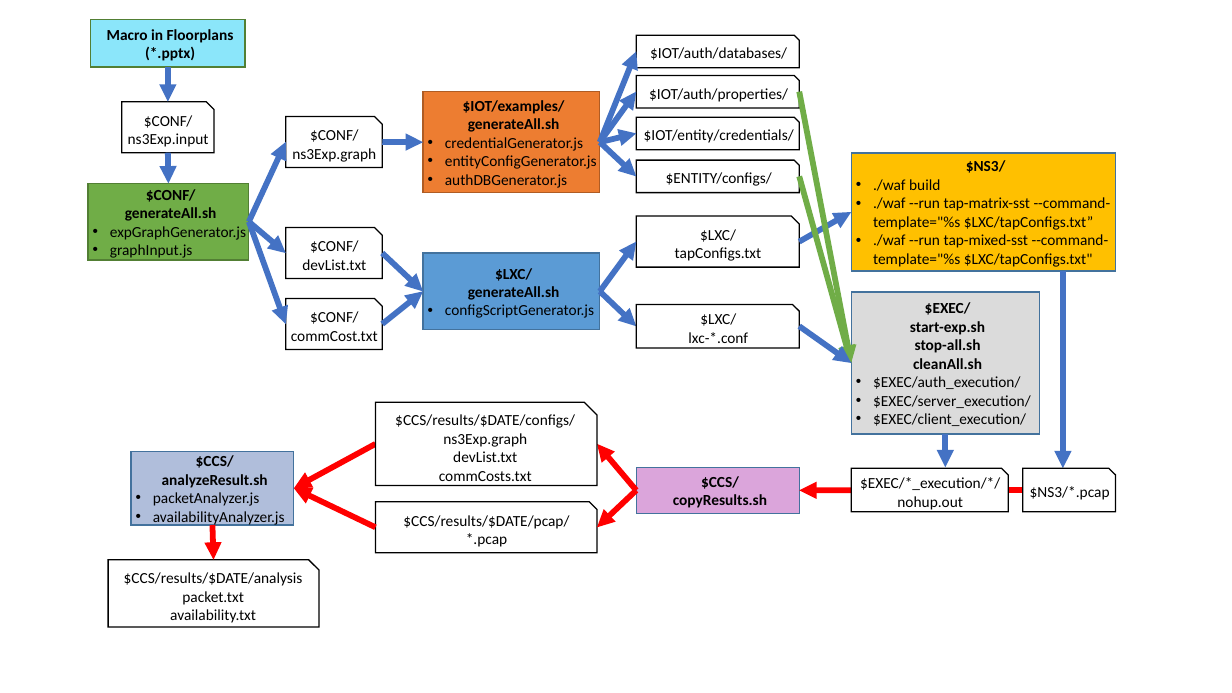
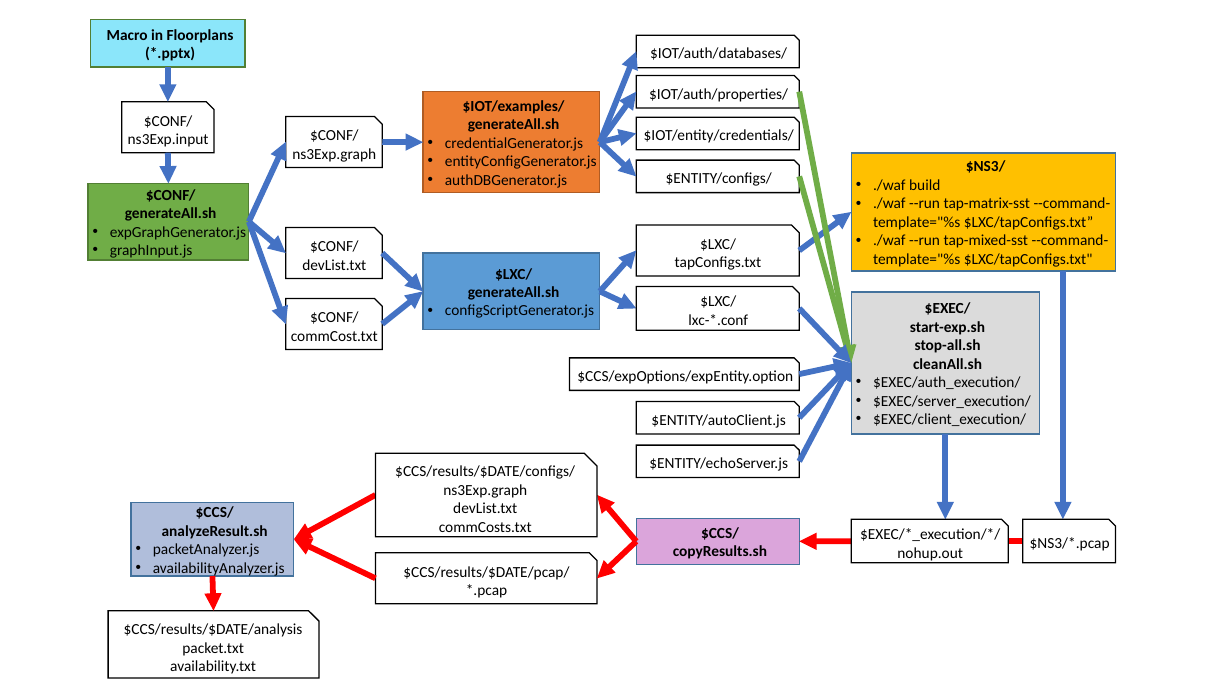
Before and after one commit to iotauth/iotauth_experiments, a slide deck: slide 1 of experiments/ccs2017/figures/exp_flow.pptx. Drawn at 1232x693 pixels with LibreOffice and Linux fonts; fonts in the diff are those of the drawing. Boxes give left, top, right and bottom in pixels: in the first picture for what was removed or moved away, otherwise in the second. Text is boxed around its words. In the diff, an @@ line names an element or a change of style, - is before the commit and + after.

```diff
--- a/experiments/ccs2017/figures/exp_flow.pptx
+++ b/experiments/ccs2017/figures/exp_flow.pptx
@@ snip rect "$LXC/": place and size @@
-snip rect "$LXC/" at [637,216,799,267]
+snip rect "$LXC/" at [637,225,799,275]
@@ arrow moved from (799, 242) - (851, 212) to (799, 250) - (851, 212) @@
@@ arrow moved from (600, 291) - (637, 242) to (600, 291) - (637, 250) @@
@@ arrow moved from (600, 291) - (637, 326) to (600, 291) - (637, 309) @@
@@ snip rect "$LXC/": place and size @@
-snip rect "$LXC/" at [637,304,799,348]
+snip rect "$LXC/" at [637,287,799,330]
@@ arrow moved from (1063, 271) - (1063, 469) to (1063, 271) - (1063, 519) @@
@@ arrow moved from (799, 326) - (851, 363) to (799, 309) - (851, 363) @@
@@ snip rect added at [570,358,799,390], fill #FFFFFF, outline #000000 1 pt, 12 pt, text #000000 @@
+$CCS/expOptions/expEntity.option
@@ arrow added from (799, 374) to (851, 363), #4472C4 4.5 pt @@
@@ arrow added from (799, 418) to (851, 363), #4472C4 4.5 pt @@
@@ arrow added from (799, 461) to (851, 363), #4472C4 4.5 pt @@
@@ snip rect added at [637,402,799,434], fill #FFFFFF, outline #000000 1 pt, 12 pt, text #000000 @@
+$ENTITY/autoClient.js
@@ snip rect added at [637,445,799,478], fill #FFFFFF, outline #000000 1 pt, 12 pt, text #000000 @@
+$ENTITY/echoServer.js
@@ arrow moved from (945, 434) - (945, 468) to (945, 434) - (945, 519) @@
@@ 6 arrows, 5 snip rects, 2 rectangles: place and size @@
-6 arrows, 5 snip rects, 2 rectangles at [108,402,1116,628]
+6 arrows, 5 snip rects, 2 rectangles at [108,454,1116,678]
```
Also in this commit, not shown: 2 other files.
